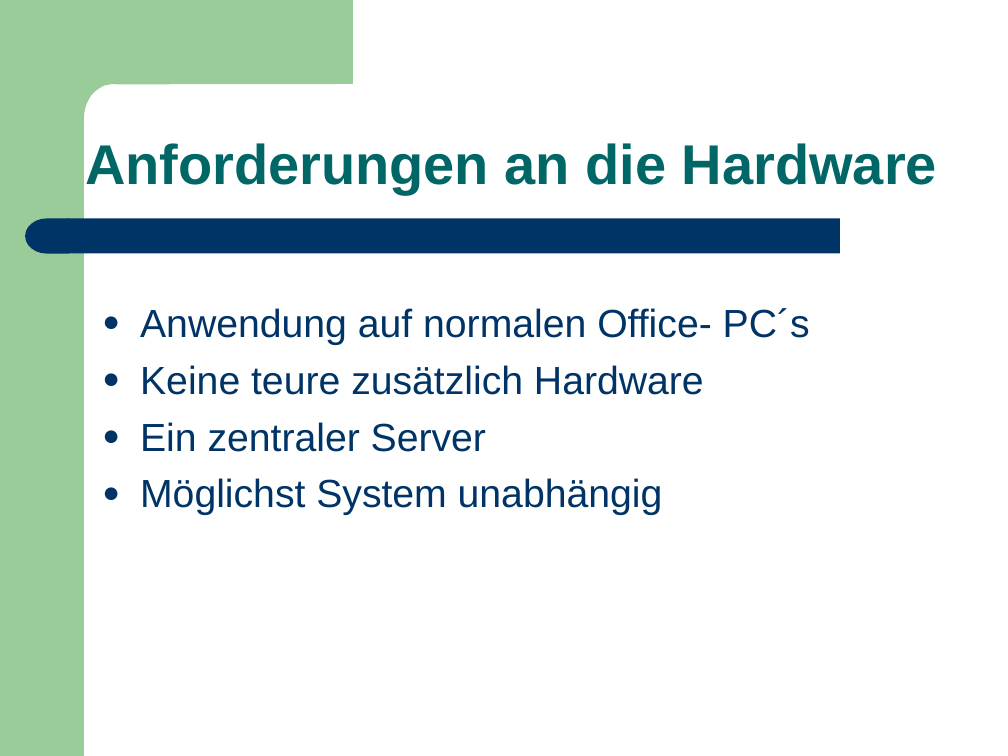
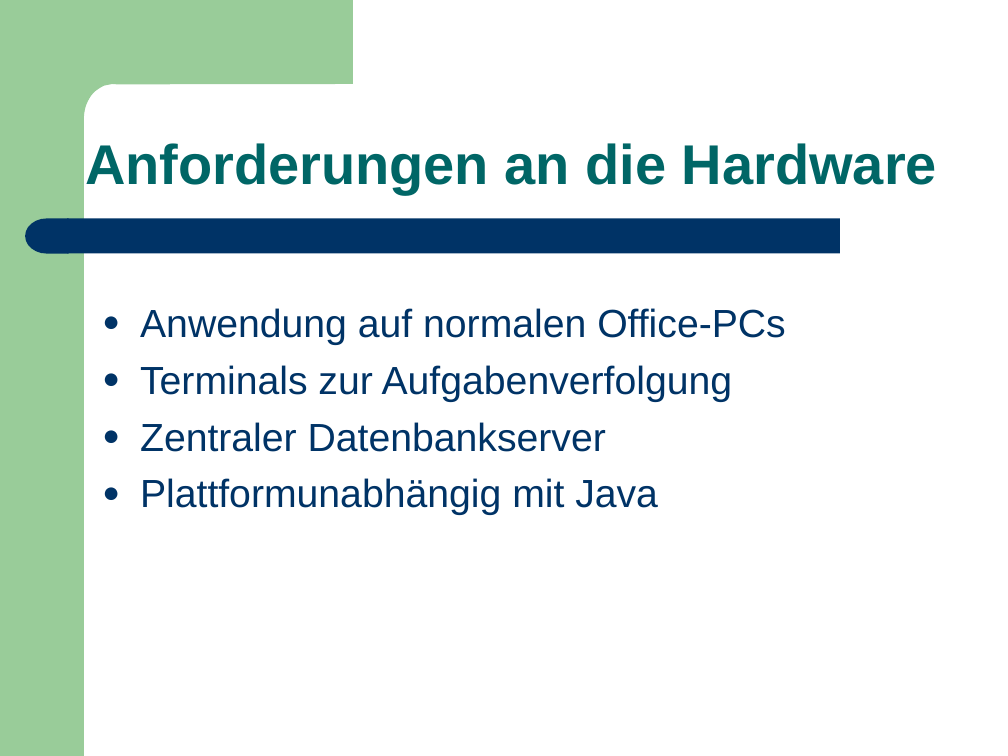
Before and after one commit to BackupTheBerlios/hics, a slide deck: slide 5 of Projektmanagement/hics_presentation.ppt. Drawn at 1008x756 pixels with LibreOffice and Linux fonts; fonts in the diff are those of the drawing. Boxes give left, top, right and bottom in pixels: in the first picture for what was removed or moved away, otherwise in the second. Text is boxed around its words. In the diff, an @@ line names an element or a change of style, - is before the commit and + after.

```diff
--- a/Projektmanagement/hics_presentation.ppt
+++ b/Projektmanagement/hics_presentation.ppt
@@ text at (140, 308, 786, 515): text changed @@
-● Anwendung auf normalen Office- PC´s
-● Keine teure zusätzlich Hardware
-● Ein zentraler Server
-● Möglichst System unabhängig
+● Anwendung auf normalen Office-PCs
+● Terminals zur Aufgabenverfolgung
+● Zentraler Datenbankserver
+● Plattformunabhängig mit Java
```
Also in this commit, not shown: 6 other slides changed, 1 other file.
